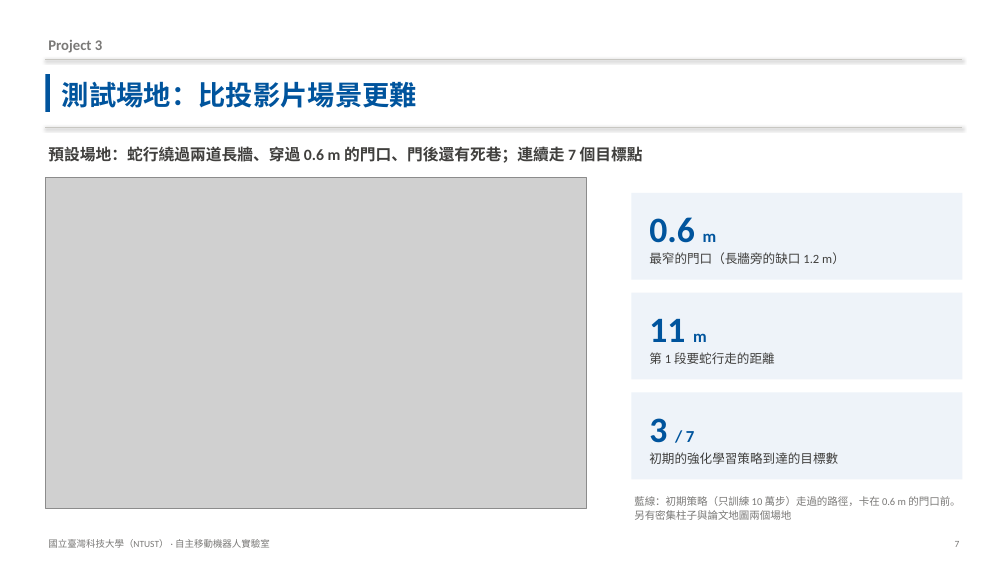
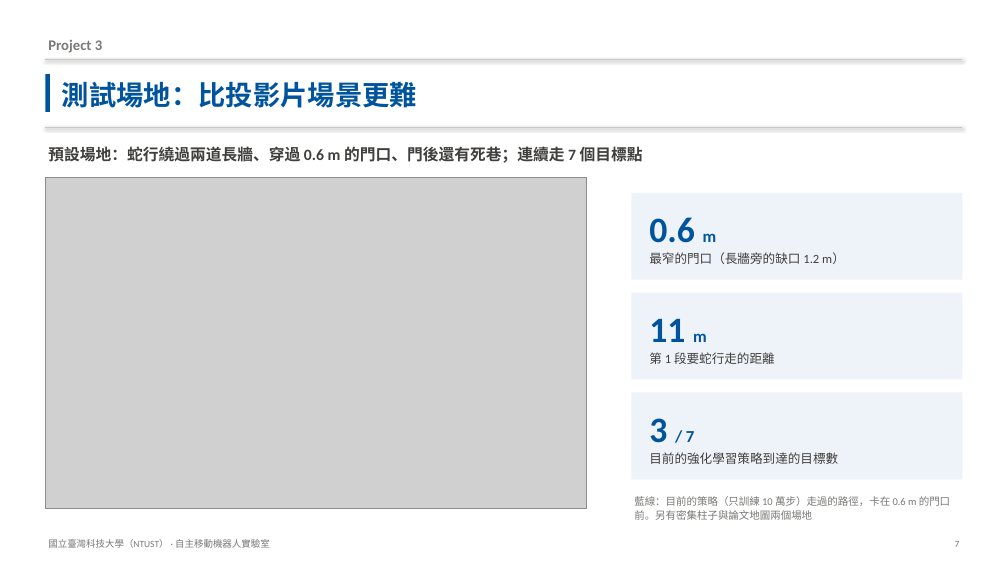
Before and after one commit to Anny1007/dogzilla-s1-sim, a slide deck: slide 7 of docs/DOGZILLA_專案簡報.pptx. Drawn at 1008x567 pixels with LibreOffice and Linux fonts; fonts in the diff are those of the drawing; grey boxes stand for pictures. Boxes give left, top, right and bottom in pixels: in the first picture for what was removed or moved away, otherwise in the second. Text is boxed around its words. In the diff, an @@ line names an element or a change of style, - is before the commit and + after.

```diff
--- a/docs/DOGZILLA_專案簡報.pptx
+++ b/docs/DOGZILLA_專案簡報.pptx
@@ text at <box>649,452,838,464</box>: text changed @@
-初期的強化學習策略到達的目標數
+目前的強化學習策略到達的目標數
@@ text at <box>634,496,950,520</box>: text changed @@
-藍線：初期策略（只訓練 10 萬步）走過的路徑，卡在 0.6 m 的門口前。另有密集柱子與論文地圖兩個場地
+藍線：目前的策略（只訓練 10 萬步）走過的路徑，卡在 0.6 m 的門口前。另有密集柱子與論文地圖兩個場地
```
Also in this commit, not shown: 2 other slides changed, 1 other file.
